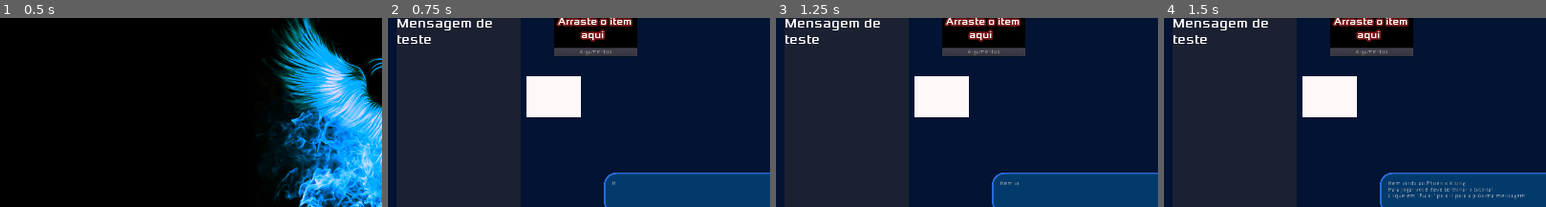
Above: before the commit, frames 1-4 (left to right).
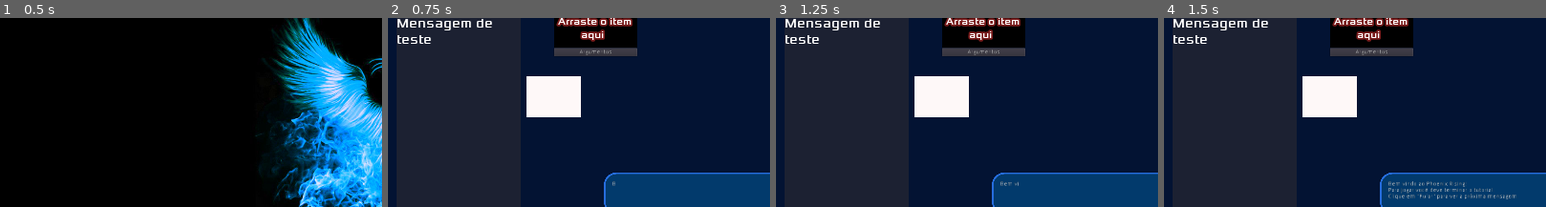
Above: after the commit, the same moments.

Repository: MateusdosAnjos/MAC0499
Game: Godot game, scene res://TelaInicial/TitleScreen.tscn
Two runs of this game, one before a commit and one after it. Both use one fixed random seed, a clock stepped at 60 frames per second and the inputs below.
Inputs:
- Up to frame 1 (0.5 s): no input
- Up to frame 2 (0.75 s): click "Novo Jogo" at 0.5 s
- Up to frame 3 (1.25 s): no input
- Up to frame 4 (1.5 s): click "Pular" at 1.25 s
The pictures show only the part of the screen within x 0-50%, y 25-75%; the shares and areas given below are measured in that part.

Frame 1 is identical in both runs. In frame 2, less than 0.1% of the frame differs, in the area x 58-60%, y 86-89%; in frame 3, less than 0.1%; in frame 4, 0.6%, in the area x 58-95%, y 86-96%.

Commit message:
Adicionado cores às mensagens de tutorial

Diff:
--- a/Phoenix Rising/Tutorial/DialogBox.gd
+++ b/Phoenix Rising/Tutorial/DialogBox.gd
@@ -3,8 +3,8 @@
 
 # Variables
 var dialog = [
-    'Bem vindo ao Phoenix Rising!\nPara jogar você deve terminar o tutorial.\nClique em "Pular" para ir para a próxima mensagem.',
-    'O jogo consiste em: A partir do valor de ENTRADA você deve obter o valor de SAIDA que seja IGUAL ao valor descrito em SAIDA ESPERADA',
+    'Bem vindo ao Phoenix Rising!\nPara jogar você deve terminar o tutorial.\nClique em "Pular" para ver a próxima mensagem.',
+    'A partir do valor de [color=green][b] ENTRADA [/b][/color] você deve obter o valor de SAÍDA que seja IGUAL ao valor descrito em SAÍDA ESPERADA',
     'Note que ENTRADA está marcada com o retângulo AZUL\nSAIDA ESPERADA está marcada com o retângulo VERMELHO\nSAIDA está marcada com o retângulo VERDE.'
     ]
 var visual_dialog_nodes = ["mano", "teste", "mano"]
--- a/Phoenix Rising/Tutorial/DialogBox.tscn
+++ b/Phoenix Rising/Tutorial/DialogBox.tscn
@@ -23,9 +23,11 @@
 
 [node name="RichTextLabel" type="RichTextLabel" parent="."]
 margin_left = 20.0
-margin_top = 20.0
+margin_top = 20.9025
 margin_right = 780.0
-margin_bottom = 80.0
+margin_bottom = 80.9025
+rect_pivot_offset = Vector2( -470, -380.902 )
+bbcode_enabled = true
 visible_characters = 0
 script = ExtResource( 1 )
 
